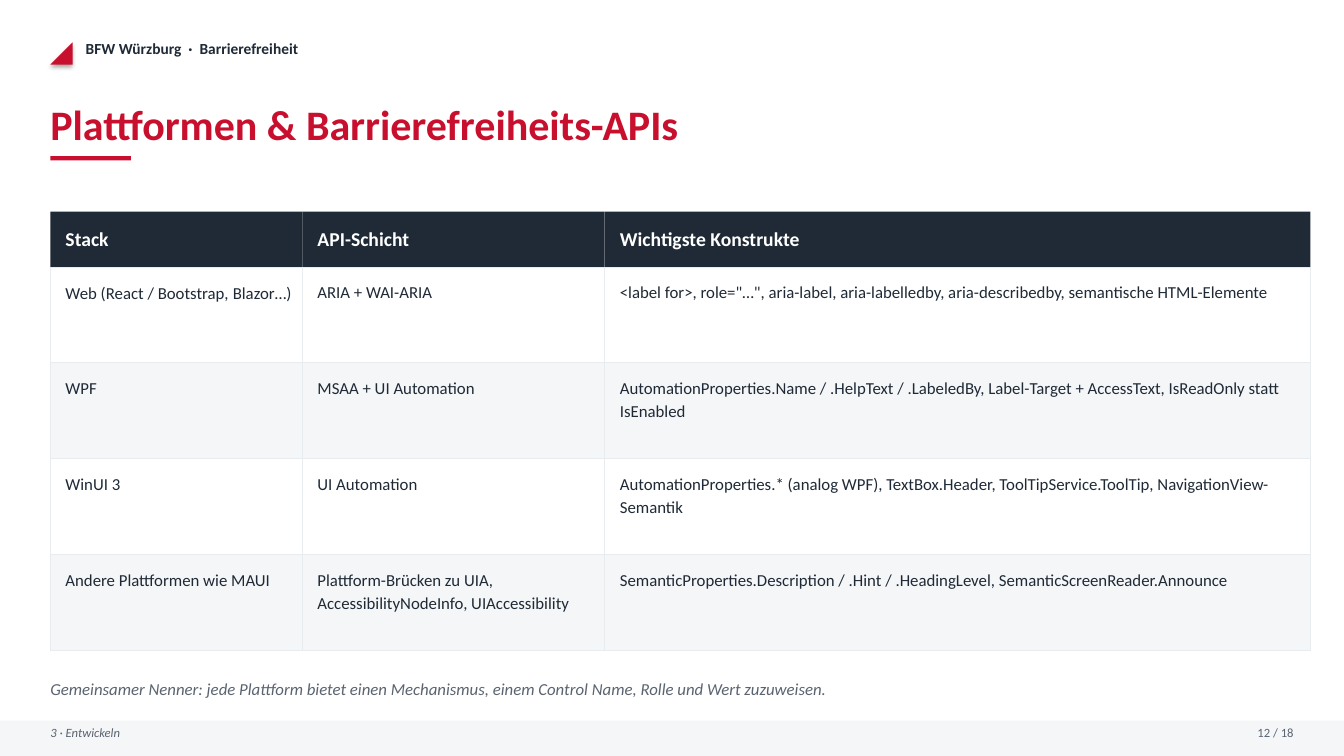
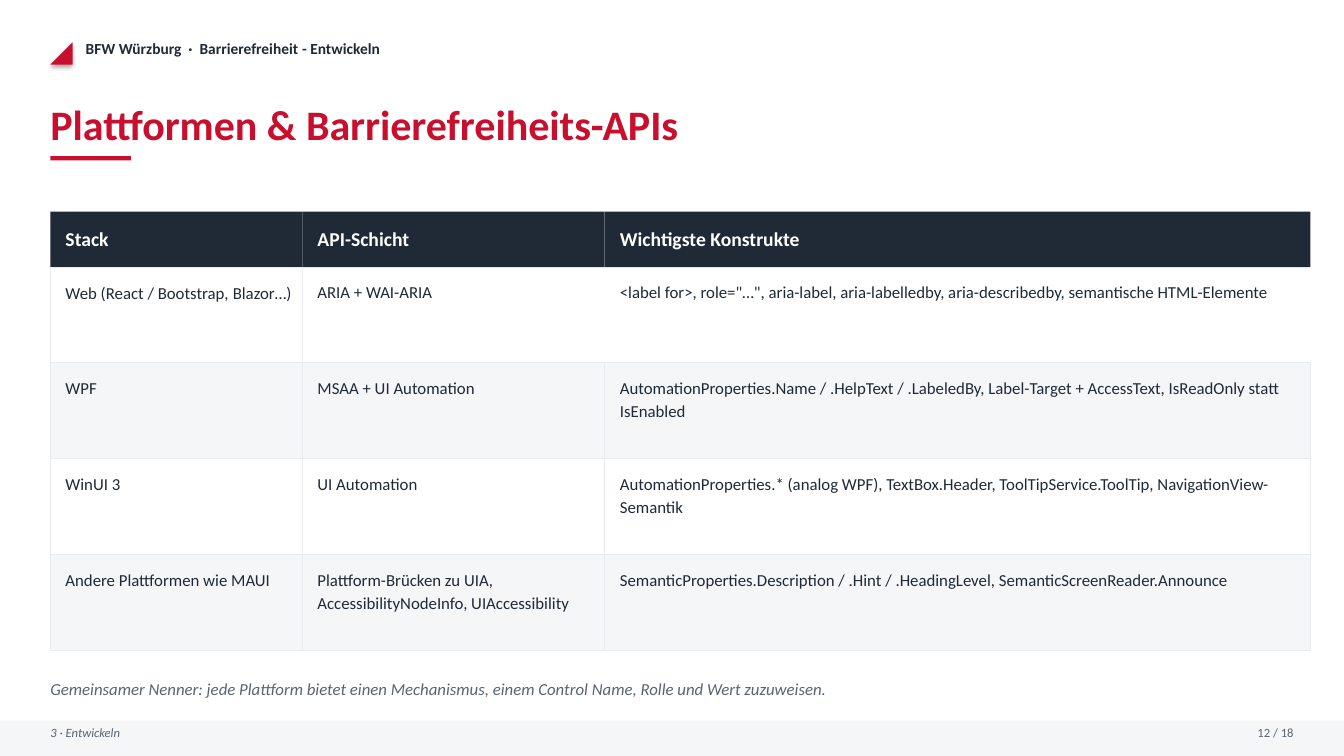
Before and after one commit to EH-BFW/BarrierefreiheitsDemos, a slide deck: slide 14 of Praesentation_Barrierefreiheit.pptx (slide 11 before the commit). Drawn at 1344x756 pixels with LibreOffice and Linux fonts; fonts in the diff are those of the drawing. Boxes give left, top, right and bottom in pixels: in the first picture for what was removed or moved away, otherwise in the second. Text is boxed around its words. In the diff, an @@ line names an element or a change of style, - is before the commit and + after.

```diff
--- a/Praesentation_Barrierefreiheit.pptx
+++ b/Praesentation_Barrierefreiheit.pptx
@@ text at (x1=86, y1=43, x2=380, y2=57): text changed @@
-BFW Würzburg · Barrierefreiheit
+BFW Würzburg · Barrierefreiheit - Entwickeln
@@ rectangle removed at (x1=302, y1=267, x2=605, y2=363) @@
@@ rectangle removed at (x1=605, y1=267, x2=1311, y2=363) @@
```
Also in this commit, not shown: 15 other slides changed, 2 slides added, 3 slides removed, 7 other files.
